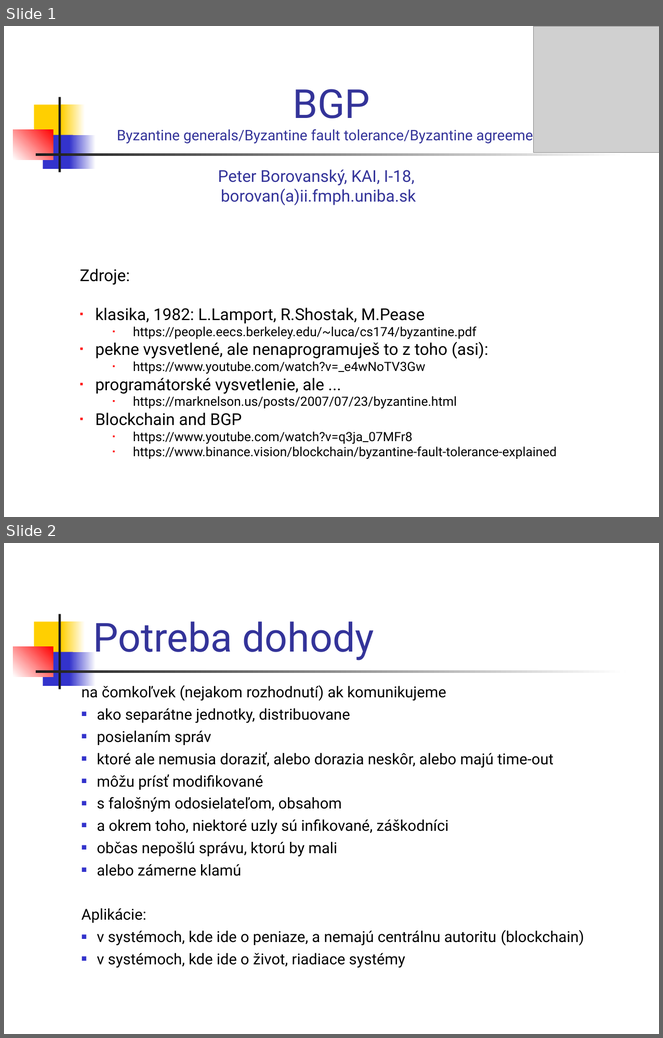
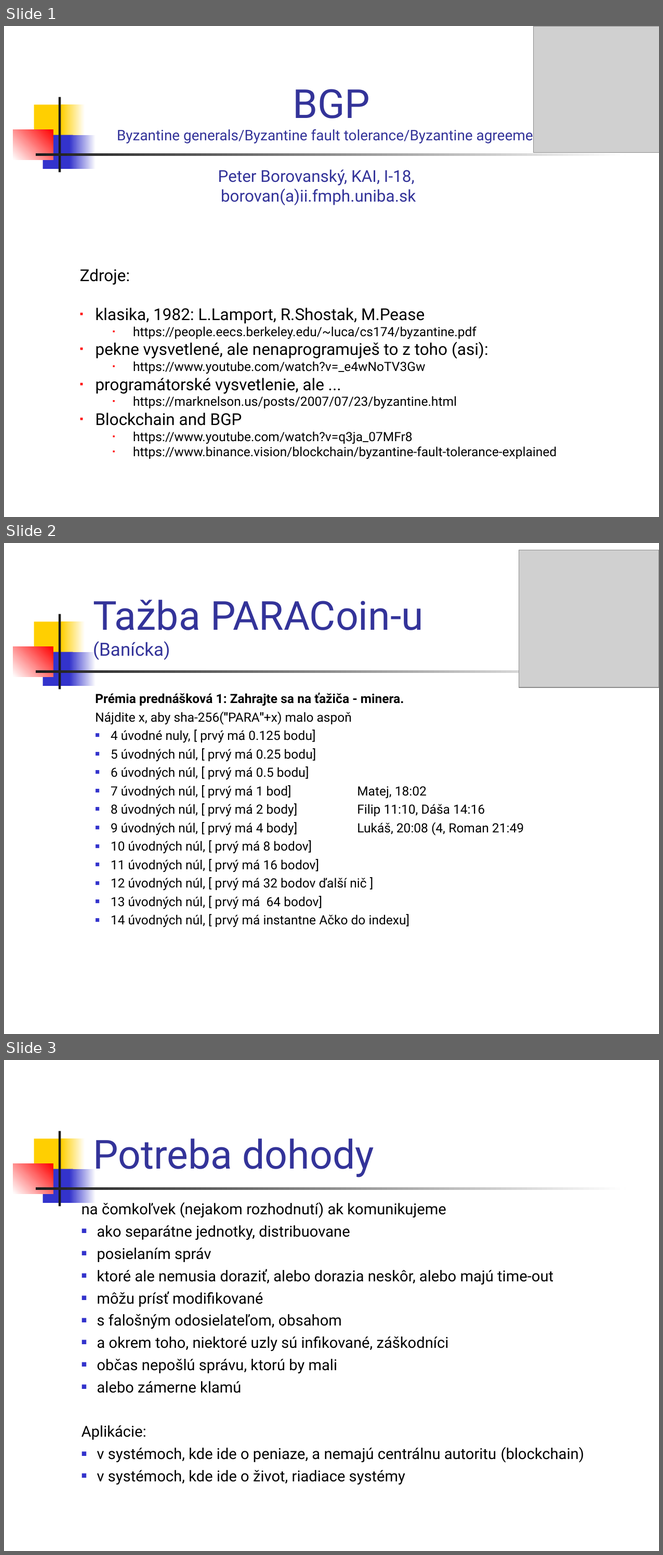
Before and after one commit to paradigmy/Prednasky, a slide deck: 05/BGP.ppt. Shown one above the other, each under a label of ours: slides 1 and 2 before the commit, slides 1, 2 and 3 after it. The pictures are 663x1038 and 663x1555 pixels, drawn with LibreOffice and Linux fonts; fonts in the diff are those of the drawing; grey boxes stand for pictures. Boxes give left, top, right and bottom in pixels: in the first picture for what was removed or moved away, otherwise in the second. Text is boxed around its words. In the diff, an @@ line names an element or a change of style, - is before the commit and + after.

```diff
--- a/05/BGP.ppt
+++ b/05/BGP.ppt
@@ slide 2 added at <box>4,543,659,1034</box>, background #FFFFFF; not listed: 7 template elements that a slide beside it also shows @@
@@ picture added at <box>519,550,659,688</box> @@
@@ title added at <box>93,600,424,660</box>, 44 pt, text #333399 @@
+Tažba PARACoin-u
+(Banícka)
@@ text added at <box>95,693,524,928</box>, 14 pt, text #000000 @@
+Prémia prednášková 1: Zahrajte sa na ťažiča - minera.
+Nájdite x, aby sha-256("PARA"+x) malo aspoň
+■ 4 úvodné nuly, [ prvý má 0.125 bodu]
+■ 5 úvodných núl, [ prvý má 0.25 bodu]
+■ 6 úvodných núl, [ prvý má 0.5 bodu]
+■ 7 úvodných núl, [ prvý má 1 bod] Matej, 18:02
+■ 8 úvodných núl, [ prvý má 2 body] Filip 11:10, Dáša 14:16
+■ 9 úvodných núl, [ prvý má 4 body] Lukáš, 20:08 (4, Roman 21:49
+■ 10 úvodných núl, [ prvý má 8 bodov]
+■ 11 úvodných núl, [ prvý má 16 bodov]
+■ 12 úvodných núl, [ prvý má 32 bodov ďalší nič ]
+■ 13 úvodných núl, [ prvý má 64 bodov]
+■ 14 úvodných núl, [ prvý má instantne Ačko do indexu]
@@ what was slide 2 is now slide 3 @@
```
Also in this commit, not shown: 2 slides changed, 2 other slides added, 2 slides removed, 1 other file.
